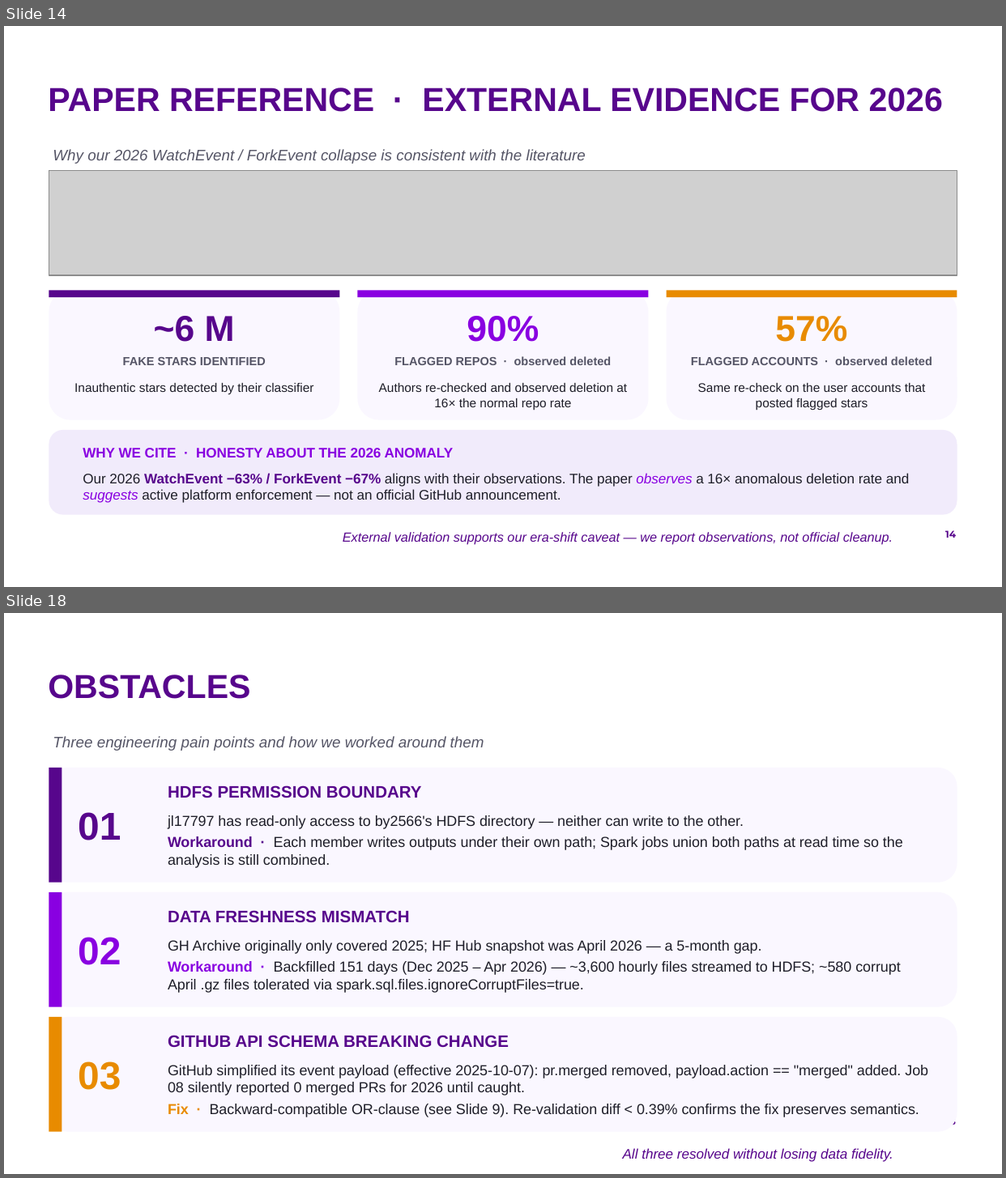
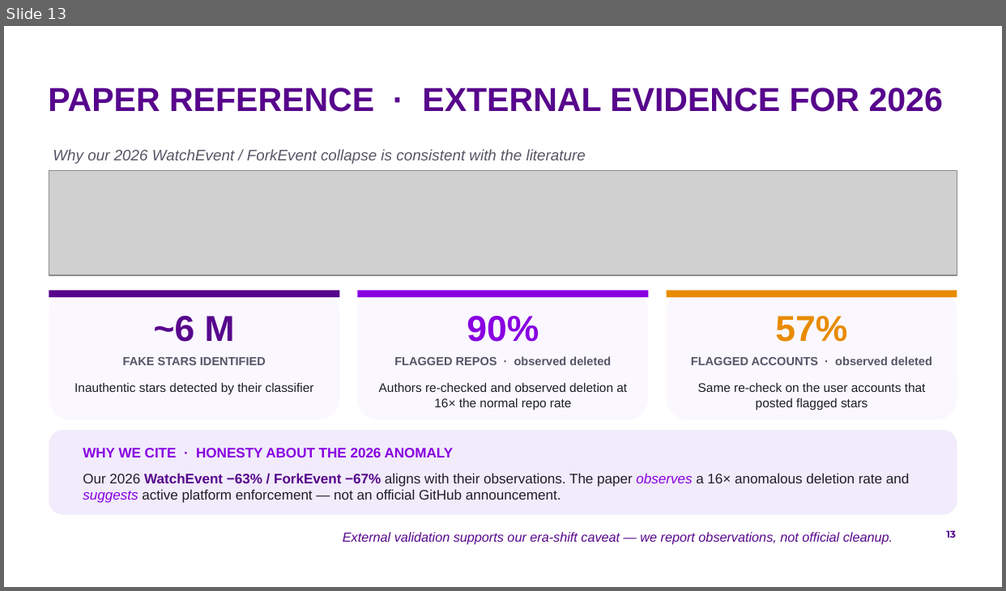
Before and after one commit to by2566-hash/OSS_Pulse, a slide deck: report/presentation/group9_oss_pulse.pptx. Shown one above the other, each under a label of ours: slides 14 and 18 before the commit, slide 13 after it; the slides between them are not shown. The pictures are 1006x1178 and 1006x591 pixels, drawn with LibreOffice and Linux fonts; fonts in the diff are those of the drawing; grey boxes stand for pictures; background and template pictures are left out. Boxes give left, top, right and bottom in pixels: in the first picture for what was removed or moved away, otherwise in the second. Text is boxed around its words. In the diff, an @@ line names an element or a change of style, - is before the commit and + after.

```diff
--- a/report/presentation/group9_oss_pulse.pptx
+++ b/report/presentation/group9_oss_pulse.pptx
@@ slide 18 removed at [4,613,1002,1174], background #FFFFFF; not listed: 1 template element that a slide beside it also shows @@
@@ title removed at [48,675,250,699] @@
-OBSTACLES
@@ text removed at [53,736,484,751] @@
-Three engineering pain points and how we worked around them
@@ rounded rectangle removed at [49,768,957,883] @@
@@ rectangle removed at [49,768,62,883] @@
@@ text removed at [168,786,422,798] @@
-HDFS PERMISSION BOUNDARY
@@ text removed at [78,812,121,841] @@
-01
@@ text removed at [168,815,903,868] @@
-jl17797 has read-only access to by2566's HDFS directory — neither can write to the other.
-Workaround · Each member writes outputs under their own path; Spark jobs union both paths at read time so the analysis is still combined.
@@ rounded rectangle removed at [49,892,957,1007] @@
@@ rectangle removed at [49,892,62,1007] @@
@@ text removed at [168,910,410,923] @@
-DATA FRESHNESS MISMATCH
@@ text removed at [78,937,121,965] @@
-02
@@ text removed at [168,940,901,993] @@
-GH Archive originally only covered 2025; HF Hub snapshot was April 2026 — a 5-month gap.
-Workaround · Backfilled 151 days (Dec 2025 – Apr 2026) — ~3,600 hourly files streamed to HDFS; ~580 corrupt April .gz files tolerated via spark.sql.files.ignoreCorruptFiles=true.
@@ rounded rectangle removed at [49,1017,957,1132] @@
@@ rectangle removed at [49,1017,62,1132] @@
@@ text removed at [168,1035,509,1048] @@
-GITHUB API SCHEMA BREAKING CHANGE
@@ text removed at [78,1062,121,1090] @@
-03
@@ text removed at [168,1065,928,1118] @@
-GitHub simplified its event payload (effective 2025-10-07): pr.merged removed, payload.action == "merged" added. Job 08 silently reported 0 merged PRs for 2026 until caught.
-Fix · Backward-compatible OR-clause (see Slide 9). Re-validation diff < 0.39% confirms the fix preserves semantics.
@@ text removed at [623,1148,893,1162] @@
-All three resolved without losing data fidelity.
@@ what was slide 14 is now slide 13 @@
@@ page number at [946,531,956,538]: text changed @@
-14
+13
```
Also in this commit, not shown: 14 slides changed, 2 slides added, 3 other files.
